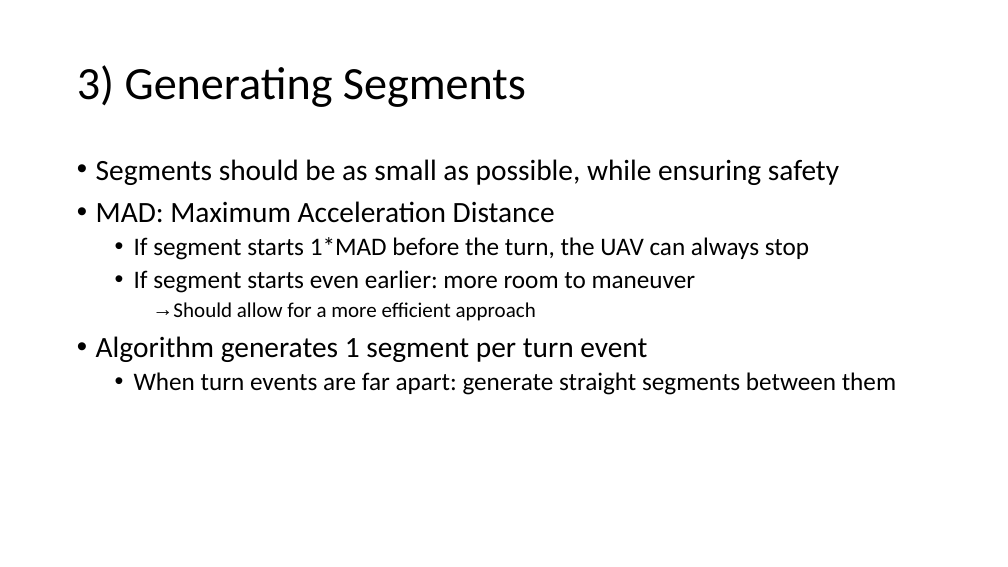
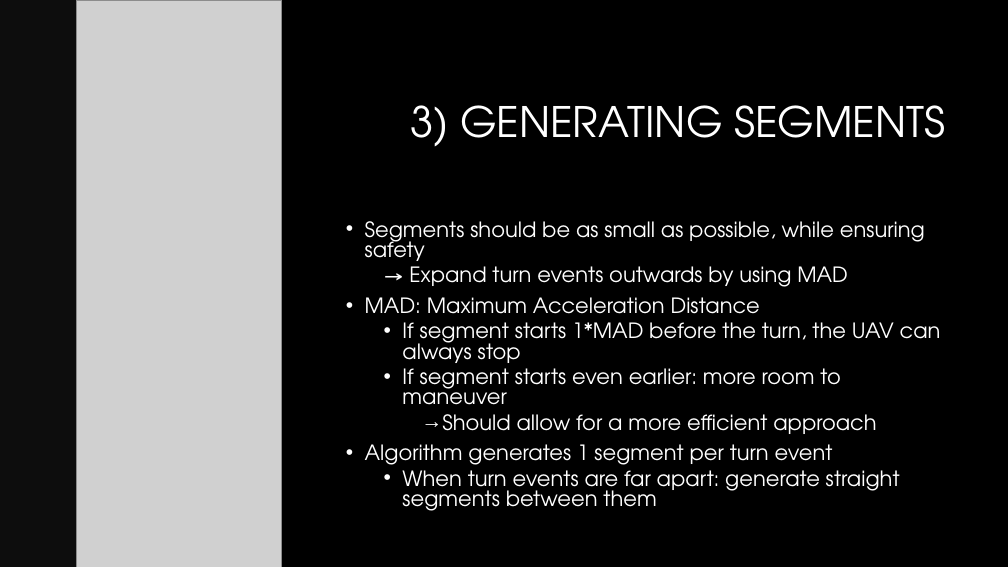
Before and after one commit to jdewaen/PathPlanner, a slide deck: slide 52 of report/final-presentation.pptx (slide 49 before the commit). Drawn at 1008x567 pixels with LibreOffice and Linux fonts; fonts in the diff are those of the drawing; grey boxes stand for pictures; background and template pictures are left out. Boxes give left, top, right and bottom in pixels: in the first picture for what was removed or moved away, otherwise in the second. Text is boxed around its words. In the diff, an @@ line names an element or a change of style, - is before the commit and + after.

```diff
--- a/report/final-presentation.pptx
+++ b/report/final-presentation.pptx
@@ background #FFFFFF to #000000 @@
@@ rectangle added at <box>0,0,282,567</box>, fill #0D0D0D @@
@@ picture added at <box>76,0,282,567</box> @@
@@ title at <box>410,105,945,146</box>: text changed; size 44 to 40 pt; font Calibri to TeX Gyre Adventor; text colour #000000 to #FFFFFF @@
-3) Generating Segments
+3) GENERATING SEGMENTS
@@ text "Segments should be as small ...": place and size @@
-text "Segments should be as small ..." at <box>96,159,896,395</box>
+text "Segments should be as small ..." at <box>365,221,941,511</box>
@@ text at <box>365,221,941,511</box>: size 28 to 20 pt in "Segments should be as small as possible, ...", "MAD: Maximum Acceleration Distance", "Algorithm generates 1 segment per turn event"; font Calibri to TeX Gyre Adventor, text colour #000000 to #FFFFFF; size 24 to 20 pt in "If segment starts 1*MAD before the turn, ...", "If segment starts even earlier: more room ...", "When turn events are far apart: generate ..."; line spacing 0.9 to 0.8 @@
@@ text at <box>409,260,848,287</box>: paragraph added @@
+  → Expand turn events outwards by using MAD
```
Also in this commit, not shown: 70 other slides changed, 14 slides added, 10 slides removed, 12 other files.
